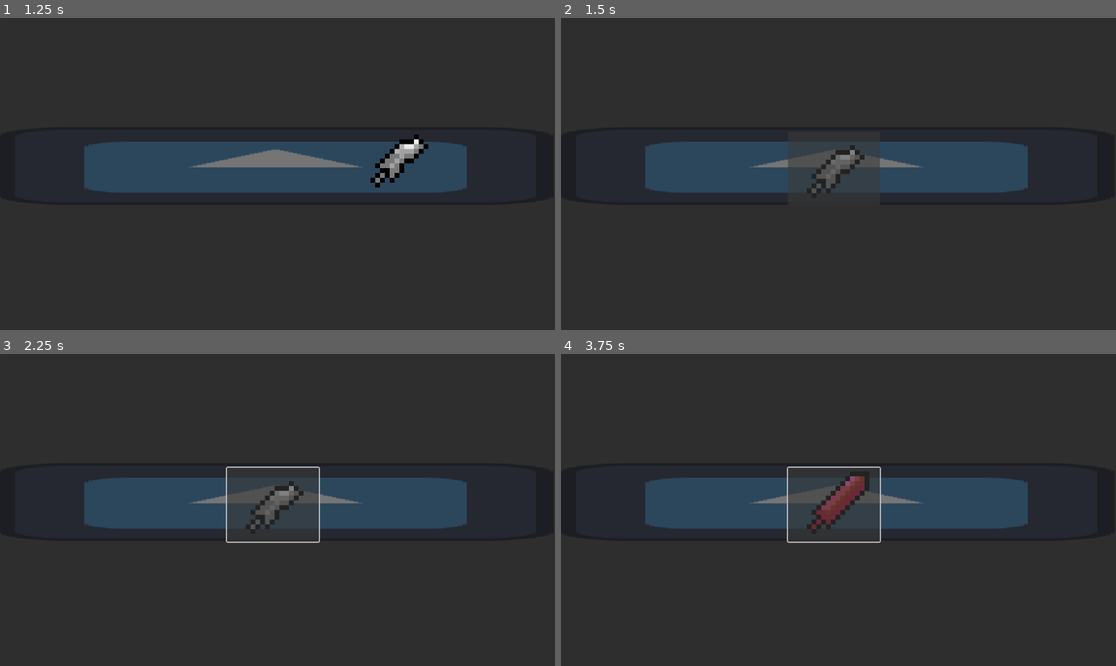
Above: before the commit, frames 1-4 (two rows, left to right).
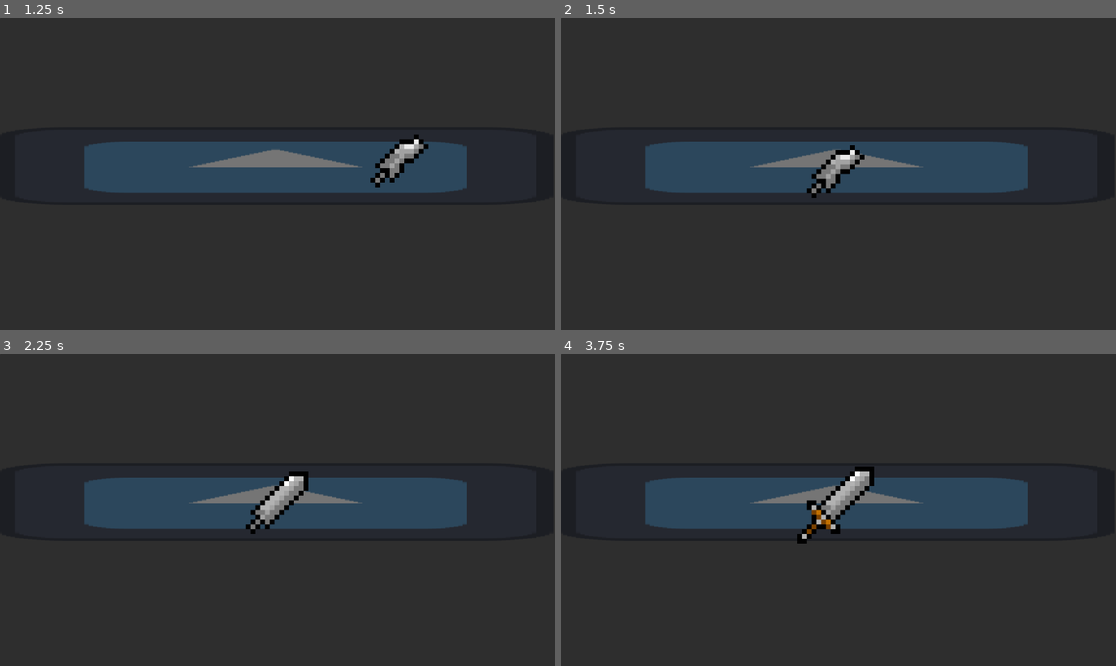
Above: after the commit, the same moments.

Repository: Leone242/GODOT-MelonJam2023
Game: Godot game, scene res://main.tscn
Two runs of this game, one before a commit and one after it. Both use one fixed random seed, a clock stepped at 60 frames per second and the inputs below. The project has no main scene, so this scene is started directly. The engine's default icon, where the game draws it, is replaced by a stand-in: a white triangle on a blue panel in a dark square.
Inputs (mouse positions are in pixels of both pictures, inside the frame that each line leads up to):
- Up to frame 1 (1.25 s): tap Enter at 0.5 s; move the mouse to (399, 158) at 0.52 s; hold Right mouse button (mouse_select) from 0.53 s (still down)
- Up to frame 2 (1.5 s): tap Space at 1.25 s; move the mouse to (727, 189) at 1.27 s; release Right mouse button (mouse_select) at 1.28 s; right-click (727, 189) at 1.35 s
- Up to frame 3 (2.25 s): click (271, 503) at 2 s
- Up to frame 4 (3.75 s): click (832, 503) at 2.75 s; click (832, 503) at 3.5 s

Frame 1 is identical in both runs. In frame 2, 1.1% of the frame differs, in the area x 40-58%, y 40-58%; in frame 3, 1.6%; in frame 4, 1.9%, in the area x 40-58%, y 36-61%.

Commit message:
up

Diff:
--- a/Weapon.gd
+++ b/Weapon.gd
@@ -48,19 +48,23 @@
 			get_node("Icon").show()
 
 		1:
+			get_node("Icon").hide()
 			get_node("Icon2").show()
-			get_node("Icon").hide()
 		2:
+			get_node("Icon2").hide()
 			get_node("Icon3").show()
-			get_node("Icon2").hide()
+			get_node("Bainha").show()
 		3:
+			get_node("Icon3").hide()
+			get_node("Bainha").hide()
 			get_node("Icon4").show()
-			get_node("Icon3").hide()
 		4:
+			get_node("Icon4").hide()
 			get_node("Icon5").show()
-			get_node("Icon4").hide()
+
 			$Craft.hide()
 
+
 func _on_craft_pressed():
-	if weapon_estate <=3:
+	if weapon_estate <=4:
 		weapon_estate +=1
--- a/weapon.tscn
+++ b/weapon.tscn
@@ -1,9 +1,11 @@
-[gd_scene load_steps=6 format=3 uid="uid://bsqnjxw0f1l8t"]
+[gd_scene load_steps=8 format=3 uid="uid://bsqnjxw0f1l8t"]
 
 [ext_resource type="Script" path="res://Weapon.gd" id="1_fxxxo"]
 [ext_resource type="Texture2D" uid="uid://ds2tdjqmx57t" path="res://sprites/espadas/SemiEspadaB.png" id="2_fma6v"]
 [ext_resource type="Texture2D" uid="uid://dfyrtkil0na5" path="res://sprites/espadas/EspadaB.png" id="3_ruk4b"]
-[ext_resource type="Texture2D" uid="uid://cchbuyl8vgvsw" path="res://sprites/espadas/EspadaF.png" id="4_dl20y"]
+[ext_resource type="Texture2D" uid="uid://babt5e3s6quan" path="res://sprites/espadas/EspadaCompletaB.png" id="4_oiurk"]
+[ext_resource type="Texture2D" uid="uid://ck6n5h7r6u1oj" path="res://sprites/espadas/EspadaCompletaF.png" id="5_k5jad"]
+[ext_resource type="Texture2D" uid="uid://bxvxgcpuvxves" path="res://sprites/espadas/Bainha.png" id="6_s0weo"]
 
 [sub_resource type="RectangleShape2D" id="RectangleShape2D_4tmxm"]
 size = Vector2(161, 107)
@@ -18,7 +20,7 @@
 [node name="Icon2" type="Sprite2D" parent="."]
 visible = false
 scale = Vector2(10, 10)
-texture = ExtResource("2_fma6v")
+texture = ExtResource("3_ruk4b")
 
 [node name="Icon3" type="Sprite2D" parent="."]
 visible = false
@@ -28,12 +30,19 @@
 [node name="Icon4" type="Sprite2D" parent="."]
 visible = false
 scale = Vector2(10, 10)
-texture = ExtResource("4_dl20y")
+texture = ExtResource("4_oiurk")
 
 [node name="Icon5" type="Sprite2D" parent="."]
 visible = false
 scale = Vector2(10, 10)
-texture = ExtResource("4_dl20y")
+texture = ExtResource("5_k5jad")
+
+[node name="Bainha" type="Sprite2D" parent="."]
+visible = false
+position = Vector2(-20, -8)
+scale = Vector2(10, 10)
+texture = ExtResource("6_s0weo")
+flip_h = true
 
 [node name="Area2D" type="Area2D" parent="."]
 
@@ -47,12 +56,14 @@
 offset_top = -78.0
 offset_right = 92.0
 offset_bottom = 76.0
+focus_mode = 0
 theme_override_colors/icon_normal_color = Color(0, 0, 0, 1)
 theme_override_colors/icon_pressed_color = Color(0, 0, 0, 1)
 theme_override_colors/icon_hover_color = Color(0, 0, 0, 1)
 theme_override_colors/icon_hover_pressed_color = Color(0, 0, 0, 1)
 theme_override_colors/icon_focus_color = Color(0, 0, 0, 1)
 theme_override_colors/icon_disabled_color = Color(0, 0, 0, 1)
+flat = true
 
 [connection signal="area_entered" from="Area2D" to="." method="_on_area_2d_area_entered"]
 [connection signal="area_exited" from="Area2D" to="." method="_on_area_2d_area_exited"]
